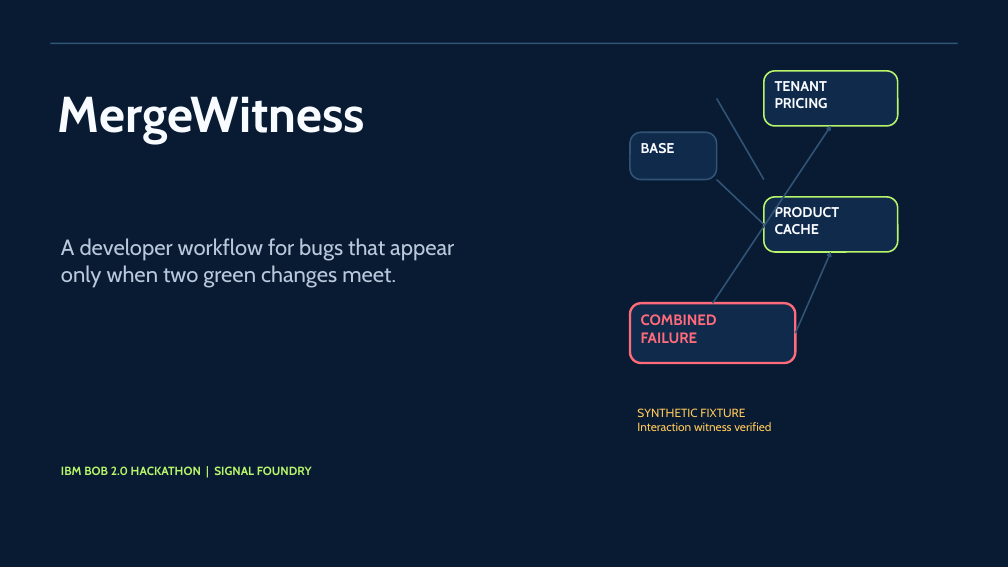
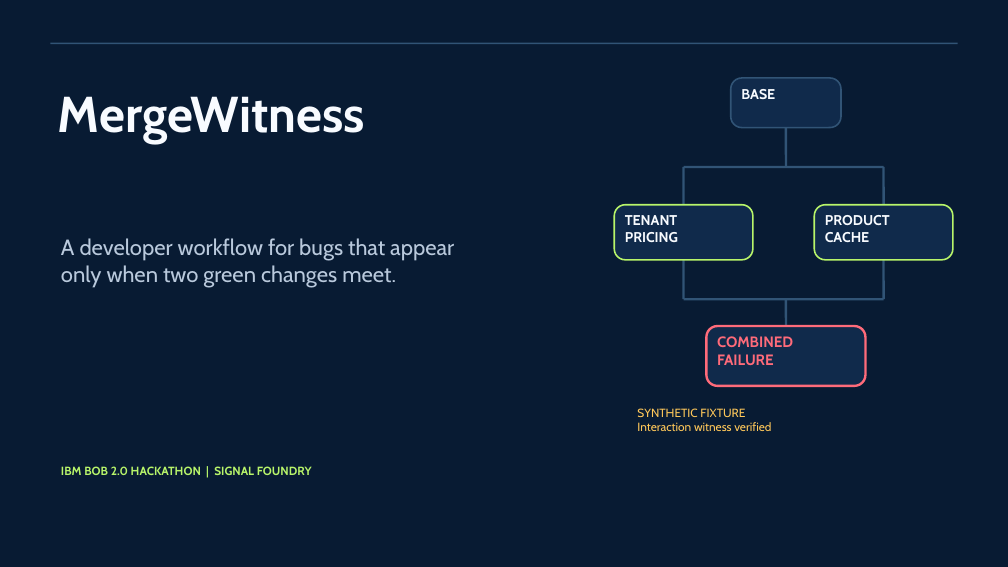
Before and after one commit to lawliet8886/MergeWitness, a slide deck: slide 1 of submission/mergewitness-deck-final-v2.pptx. Drawn at 1008x567 pixels with LibreOffice and Linux fonts; fonts in the diff are those of the drawing. Boxes give left, top, right and bottom in pixels: in the first picture for what was removed or moved away, otherwise in the second. Text is boxed around its words. In the diff, an @@ line names an element or a change of style, - is before the commit and + after.

```diff
--- a/submission/mergewitness-deck-final-v2.pptx
+++ b/submission/mergewitness-deck-final-v2.pptx
@@ rounded rectangle "BASE": place and size @@
-rounded rectangle "BASE" at (630,132,717,179)
+rounded rectangle "BASE" at (731,78,842,128)
@@ rounded rectangle "BASE" at (731,78,842,128): proportions changed @@
@@ line removed from (717, 98) to (764, 180) @@
@@ arrow removed from (713, 303) to (831, 126) @@
@@ line added from (786, 128) to (786, 167), #315476 2.25 pt @@
@@ line added from (684, 167) to (884, 167), #315476 2.25 pt @@
@@ line added from (684, 167) to (684, 205), #315476 2.25 pt @@
@@ line added from (884, 167) to (884, 205), #315476 2.25 pt @@
@@ rounded rectangle "TENANT": place and size @@
-rounded rectangle "TENANT" at (764,71,898,126)
+rounded rectangle "TENANT" at (614,205,752,260)
@@ line removed from (717, 180) to (764, 225) @@
@@ rounded rectangle "PRODUCT": place and size @@
-rounded rectangle "PRODUCT" at (764,197,898,252)
+rounded rectangle "PRODUCT" at (814,205,953,260)
@@ line added from (684, 260) to (684, 299), #315476 2.25 pt @@
@@ arrow removed from (796, 333) to (831, 252) @@
@@ line added from (884, 260) to (884, 299), #315476 2.25 pt @@
@@ line added from (684, 299) to (884, 299), #315476 2.25 pt @@
@@ line added from (786, 299) to (786, 326), #315476 2.25 pt @@
@@ rounded rectangle "COMBINED": place and size @@
-rounded rectangle "COMBINED" at (630,303,796,363)
+rounded rectangle "COMBINED" at (706,326,865,386)
```
Also in this commit, not shown: 4 other slides changed, 33 other files.
